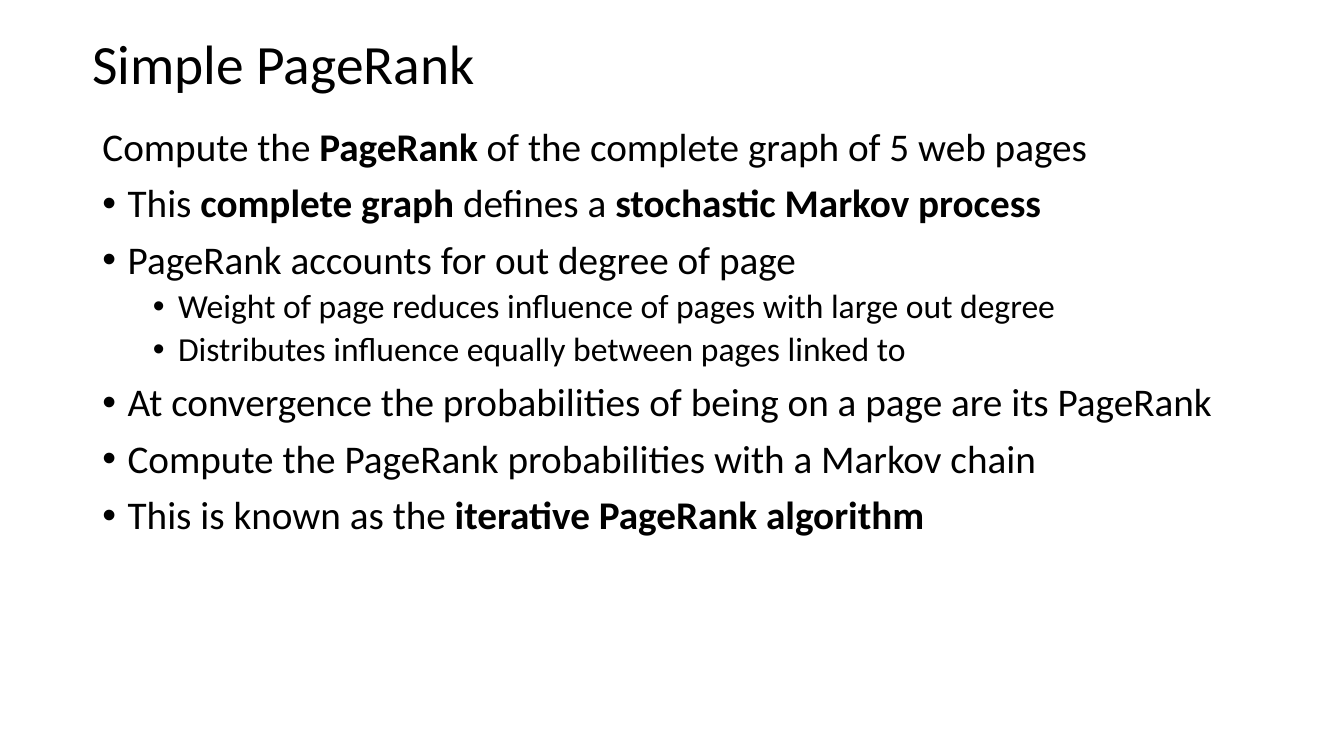
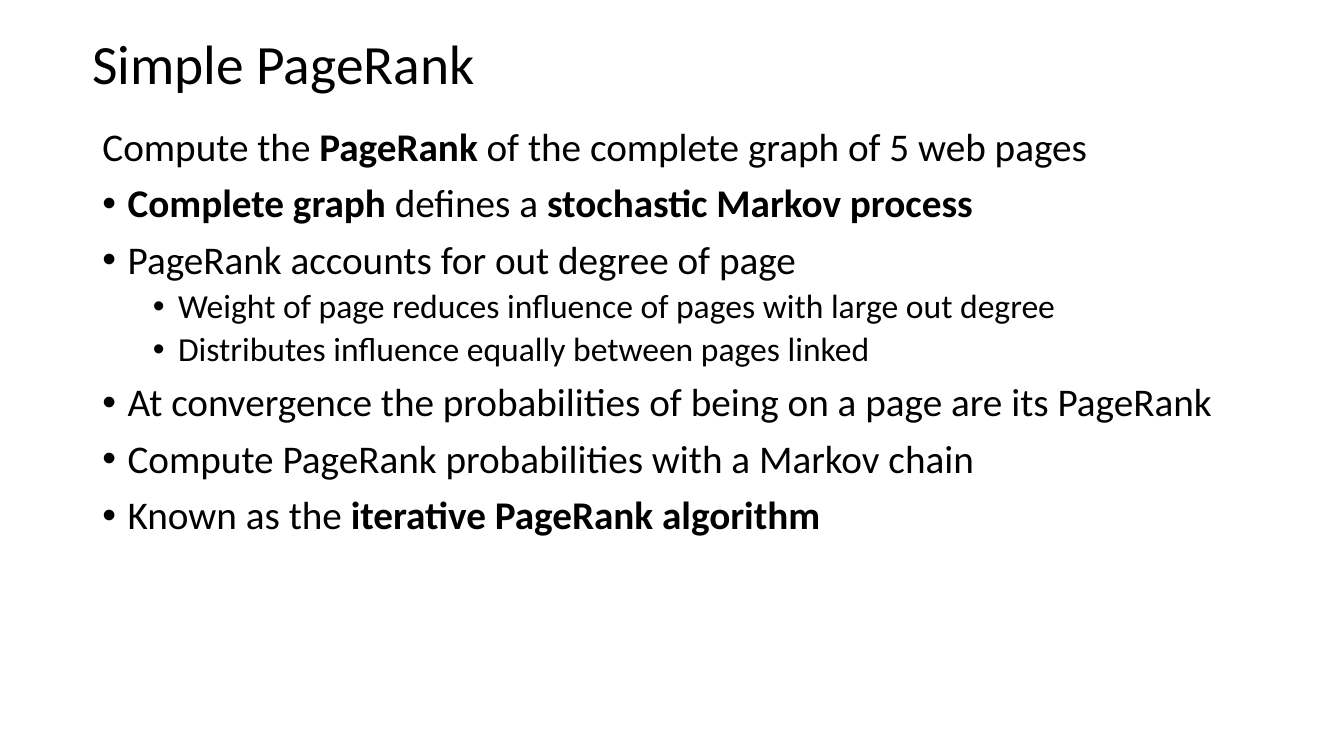
Before and after one commit to StephenElston/CSCI-E-108, a slide deck: slide 36 of slides/5_WebSearching.pptx (slide 35 before the commit). Drawn at 1344x756 pixels with LibreOffice and Linux fonts; fonts in the diff are those of the drawing. Boxes give left, top, right and bottom in pixels: in the first picture for what was removed or moved away, otherwise in the second. Text is boxed around its words. In the diff, an @@ line names an element or a change of style, - is before the commit and + after.

```diff
--- a/slides/5_WebSearching.pptx
+++ b/slides/5_WebSearching.pptx
@@ text at [128, 189, 973, 224]: text changed @@
-• This complete graph defines a stochastic Markov process
+• Complete graph defines a stochastic Markov process
@@ text at [178, 337, 870, 367]: text changed @@
-  • Distributes influence equally between pages linked to
+  • Distributes influence equally between pages linked
@@ text at [128, 445, 973, 536]: text changed @@
-• Compute the PageRank probabilities with a Markov chain
-• This is known as the iterative PageRank algorithm
+• Compute PageRank probabilities with a Markov chain
+• Known as the iterative PageRank algorithm
```
Also in this commit, not shown: 3 other slides changed, 1 slide added.
